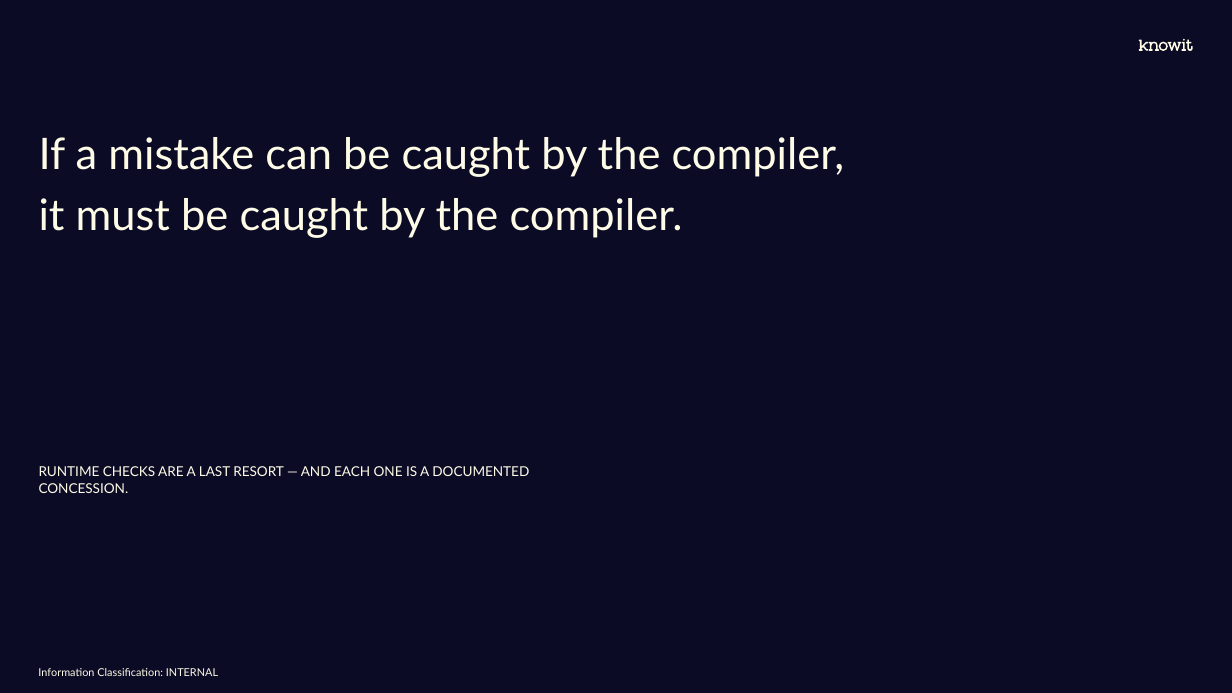
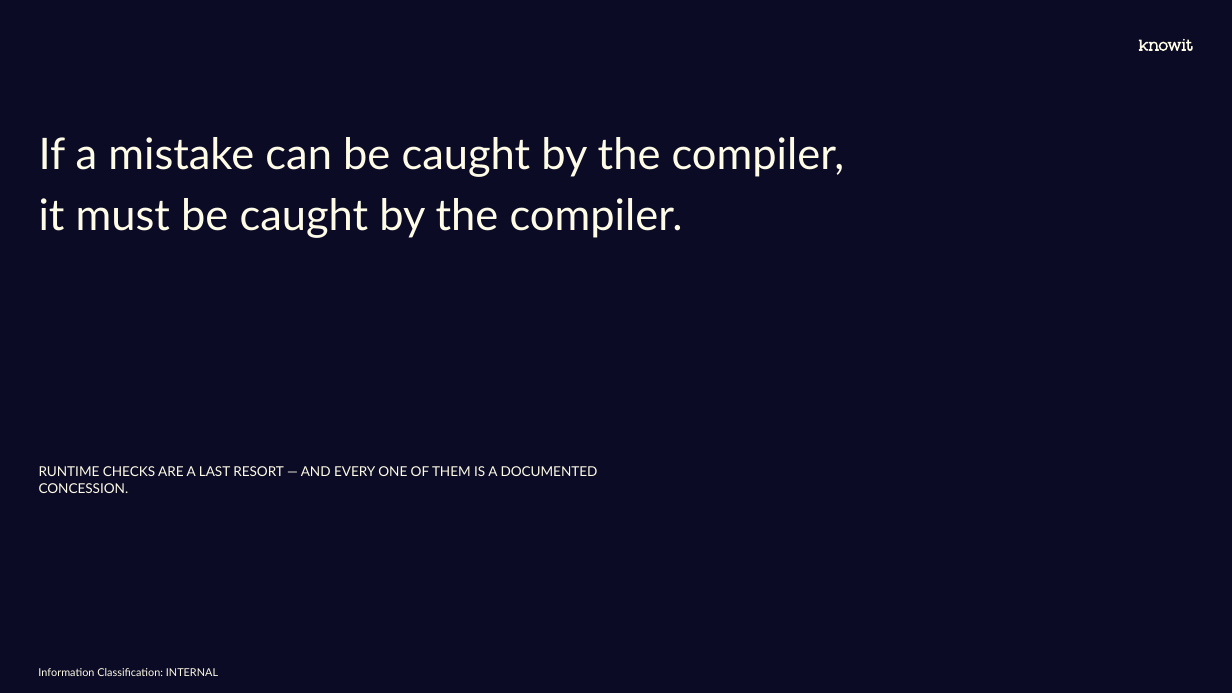
Before and after one commit to Rambrant/thorium, a slide deck: slide 4 of docs/Thorium.pptx. Drawn at 1232x693 pixels with LibreOffice and Linux fonts; fonts in the diff are those of the drawing; background and template pictures are left out. Boxes give left, top, right and bottom in pixels: in the first picture for what was removed or moved away, otherwise in the second. Text is boxed around its words. In the diff, an @@ line names an element or a change of style, - is before the commit and + after.

```diff
--- a/docs/Thorium.pptx
+++ b/docs/Thorium.pptx
@@ text at <box>39,466,598,493</box>: text changed @@
-RUNTIME CHECKS ARE A LAST RESORT — AND EACH ONE IS A DOCUMENTED CONCESSION.
+RUNTIME CHECKS ARE A LAST RESORT — AND EVERY ONE OF THEM IS A DOCUMENTED CONCESSION.
```
Also in this commit, not shown: 13 other slides changed, 9 slides added, 2 slides removed, 5 other files.
